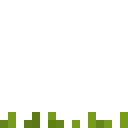
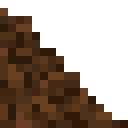
Layer changes from the first 128px x 128px image to the second:
hid "grass short" over [left=0, top=112, right=128, bottom=128]
showed "dirt_dgnl_l_dwn", painted on it over [left=0, top=8, right=128, bottom=128]
